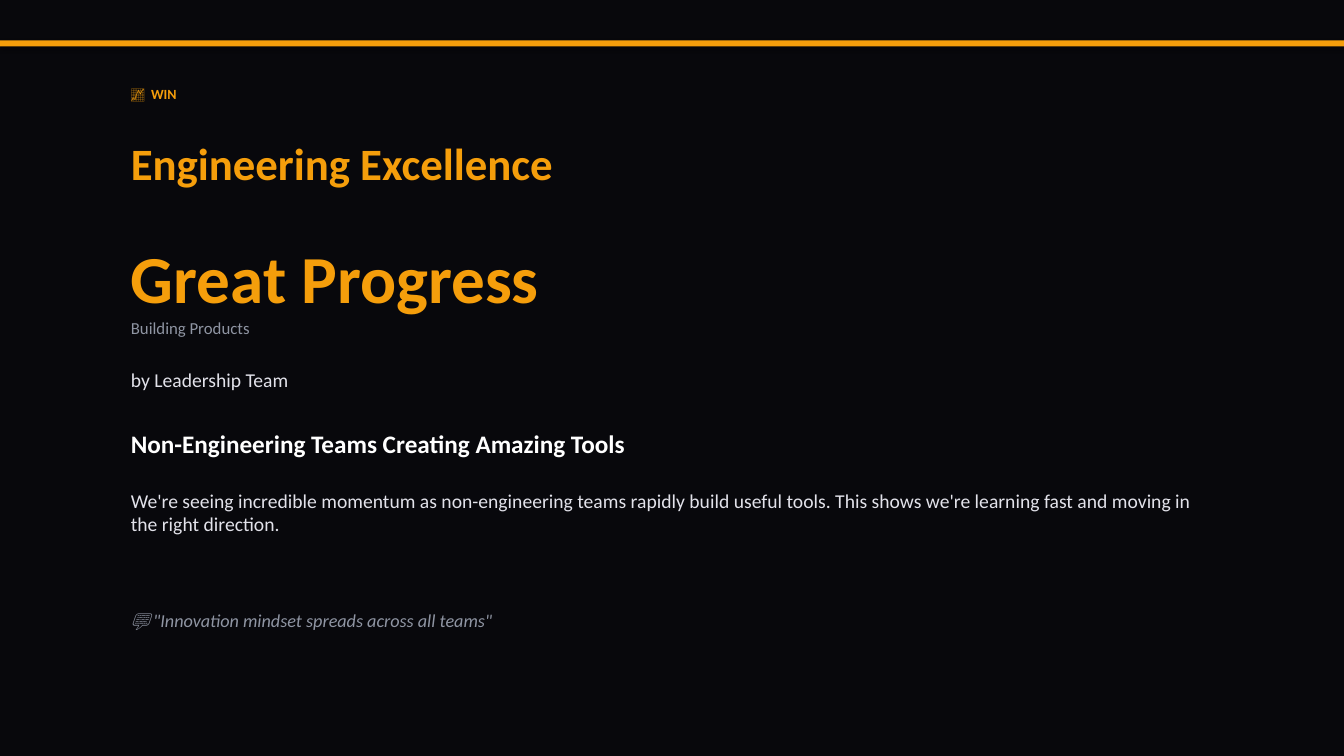
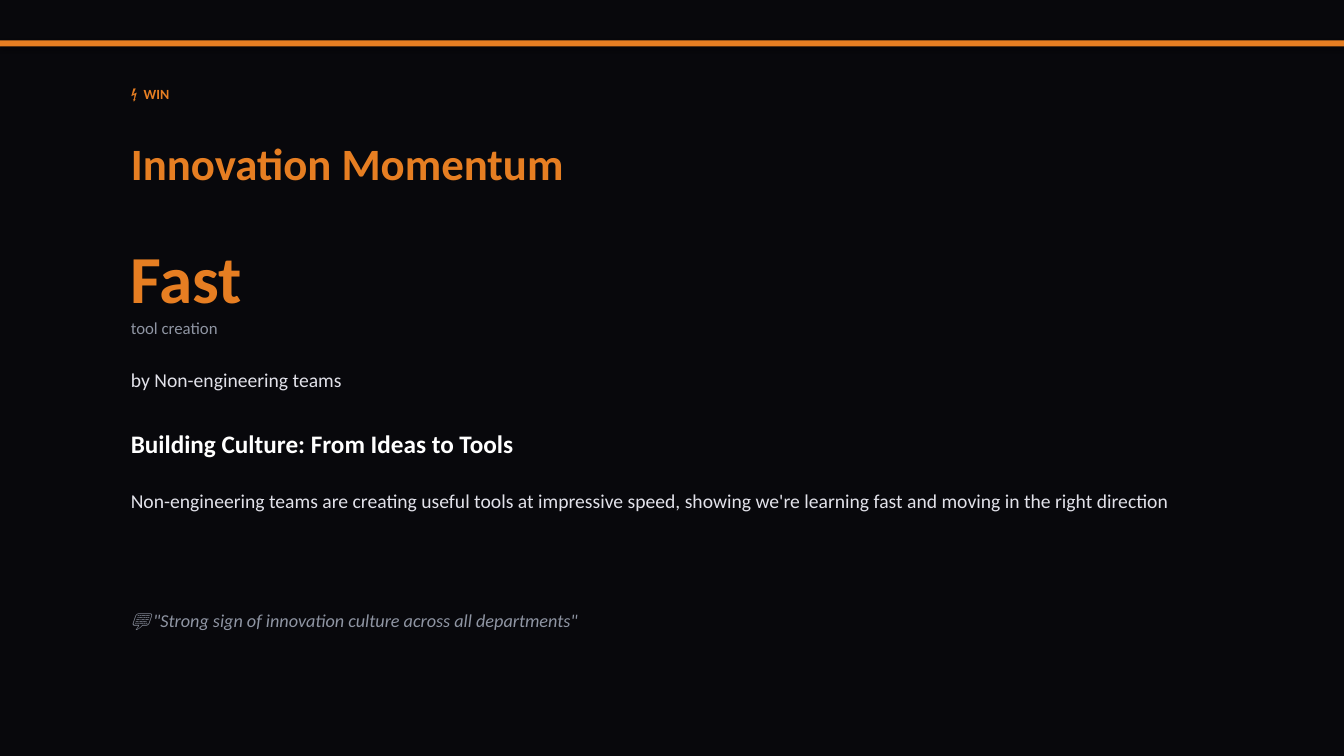
Before and after one commit to liliyagarifullina-maker/appodeal-pulse, a slide deck: slide 4 of data/archive/pulse_2026-03-14.pptx (slide 5 before the commit). Drawn at 1344x756 pixels with LibreOffice and Linux fonts; fonts in the diff are those of the drawing. Boxes give left, top, right and bottom in pixels: in the first picture for what was removed or moved away, otherwise in the second. Text is boxed around its words. In the diff, an @@ line names an element or a change of style, - is before the commit and + after.

```diff
--- a/data/archive/pulse_2026-03-14.pptx
+++ b/data/archive/pulse_2026-03-14.pptx
@@ rectangle at [0,40,1344,46]: fill #F59E0B to #E67E22 @@
@@ text at [144,90,170,99]: text changed; text colour #F59E0B to #E67E22 @@
-📈 WIN
+⚡ WIN
@@ text at [131,148,564,181]: text changed; text colour #F59E0B to #E67E22 @@
-Engineering Excellence
+Innovation Momentum
@@ text at [131,259,242,304]: text changed; text colour #F59E0B to #E67E22 @@
-Great Progress
+Fast
@@ text at [131,322,218,334]: text changed @@
-Building Products
+tool creation
@@ text at [131,373,342,391]: text changed; size 18 to 14 pt; text colour #FFFFFF to #E2E2EA; bold off @@
-Non-Engineering Teams Creating Amazing Tools
+by Non-engineering teams
@@ text removed at [131,373,289,390] @@
-by Leadership Team
@@ text added at [131,435,513,458], 18 pt, text #FFFFFF, bold @@
+Building Culture: From Ideas to Tools
@@ text at [131,494,1168,512]: text changed @@
-We're seeing incredible momentum as non-engineering teams rapidly build useful tools. This shows we're learning fast and moving in the right direction.
+Non-engineering teams are creating useful tools at impressive speed, showing we're learning fast and moving in the right direction
@@ text at [153,614,578,630]: text changed @@
-💬 "Innovation mindset spreads across all teams"
+💬 "Strong sign of innovation culture across all departments"
```
Also in this commit, not shown: 13 other slides changed, 3 slides added, 2 slides removed, 2 other files.
